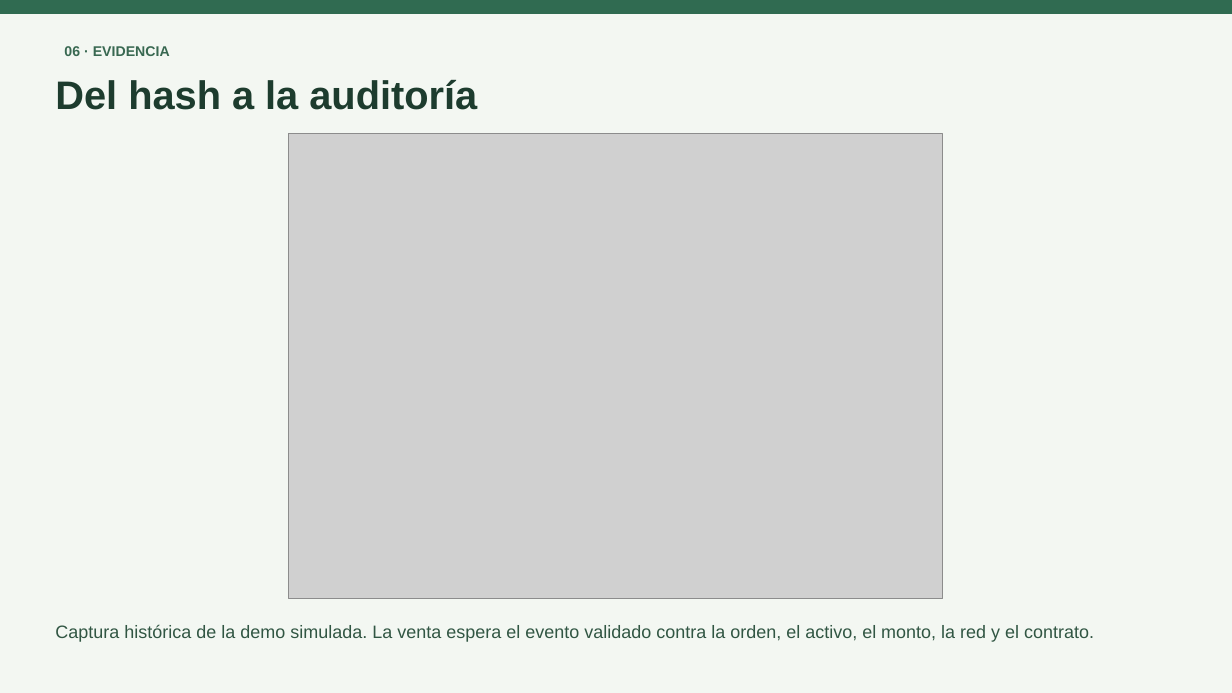
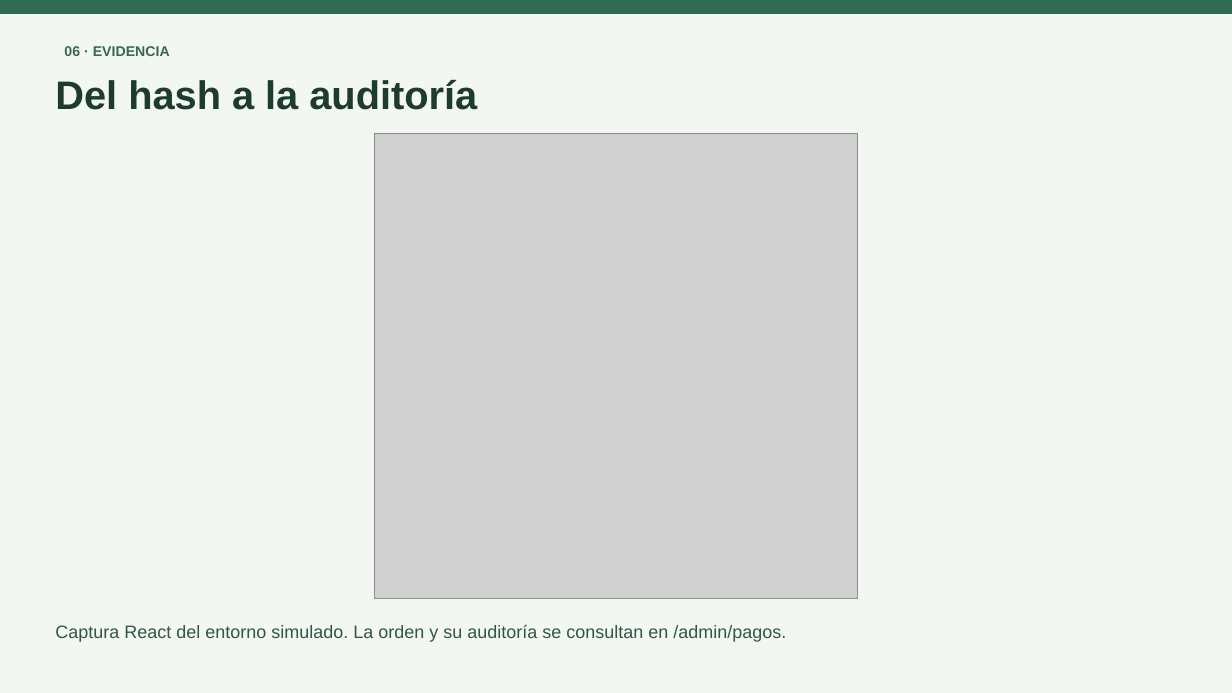
Before and after one commit to RS04a/ervanula, a slide deck: slide 11 of docs/full-app/entrega/ARVELUNA_Defensa.pptx (slide 9 before the commit). Drawn at 1232x693 pixels with LibreOffice and Linux fonts; fonts in the diff are those of the drawing; grey boxes stand for pictures. Boxes give left, top, right and bottom in pixels: in the first picture for what was removed or moved away, otherwise in the second. Text is boxed around its words. In the diff, an @@ line names an element or a change of style, - is before the commit and + after.

Commit message:
feat(frontend): finalize React commerce portal

```diff
--- a/docs/full-app/entrega/ARVELUNA_Defensa.pptx
+++ b/docs/full-app/entrega/ARVELUNA_Defensa.pptx
@@ picture: place and size @@
-picture at [288,134,943,599]
+picture at [374,134,858,599]
@@ text at [55,624,786,642]: text changed @@
-Captura histórica de la demo simulada. La venta espera el evento validado contra la orden, el activo, el monto, la red y el contrato.
+Captura React del entorno simulado. La orden y su auditoría se consultan en /admin/pagos.
```
Also in this commit, not shown: 5 other slides changed, 2 slides added, 40 other files.
